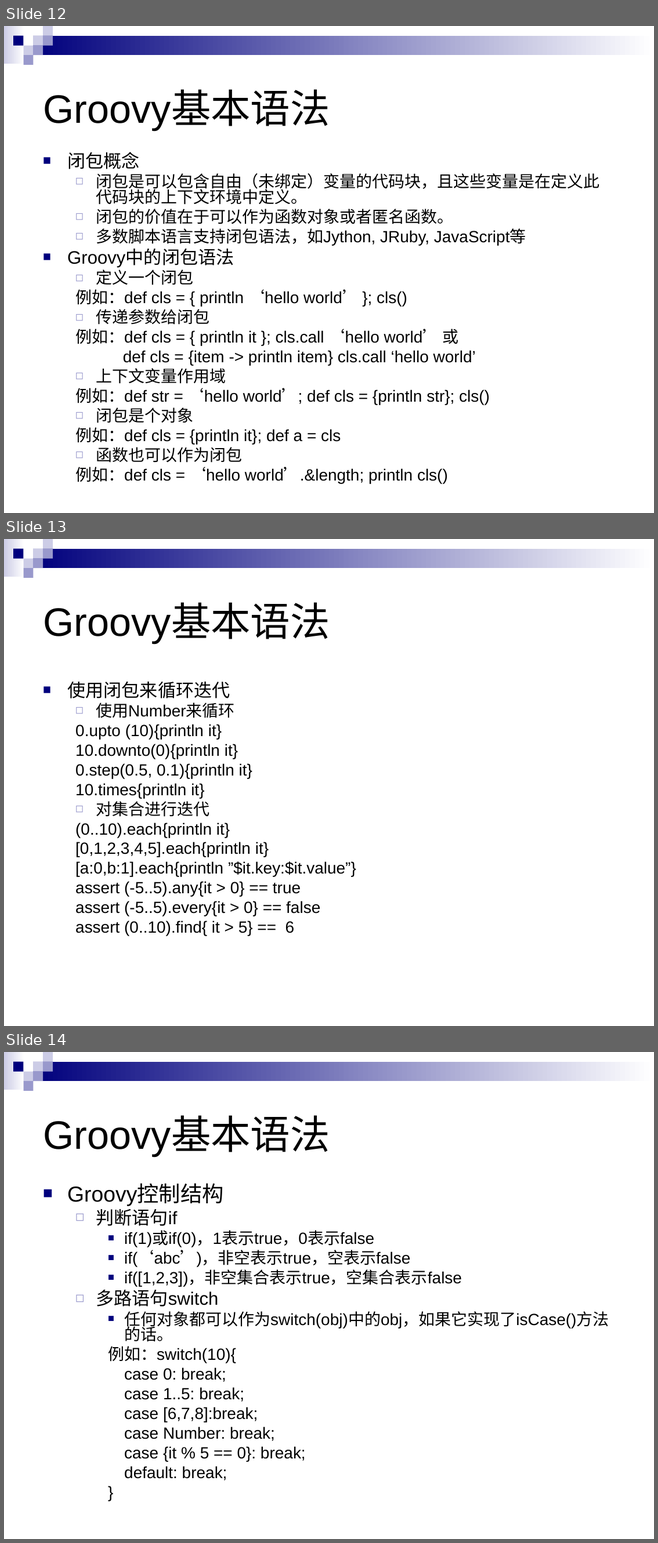
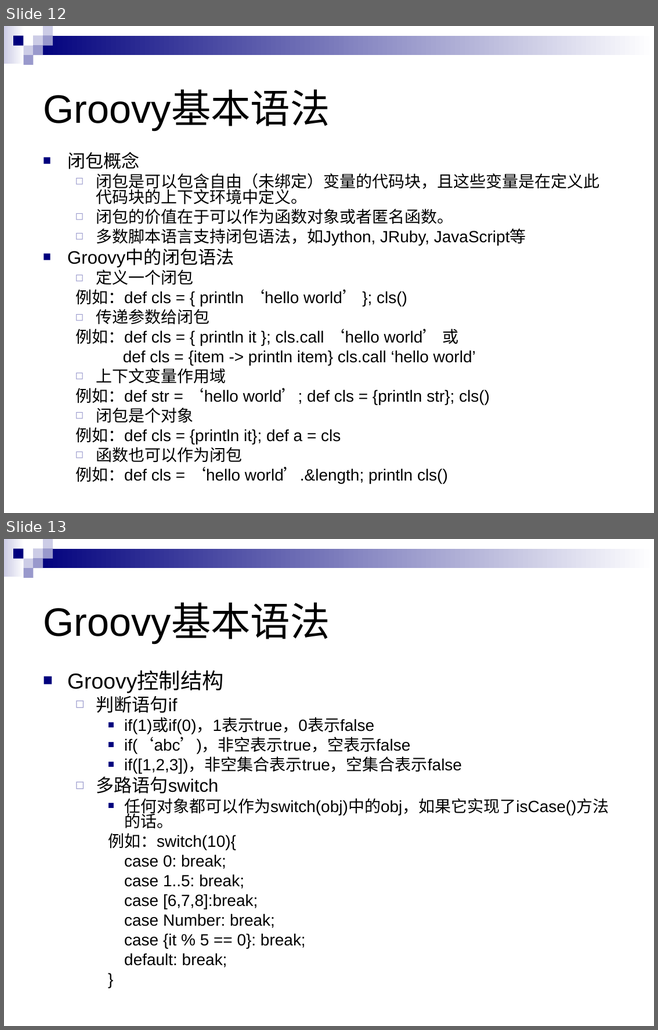
Before and after one commit to stomeMan/stoneRepository, a slide deck: TestGroovy/document/Groovy语言概述 - 高海亮.ppt. Shown one above the other, each under a label of ours: slides 12, 13 and 14 before the commit, slides 12 and 13 after it. The pictures are 658x1543 and 658x1030 pixels, drawn with LibreOffice and Linux fonts; fonts in the diff are those of the drawing. Boxes give left, top, right and bottom in pixels: in the first picture for what was removed or moved away, otherwise in the second. Text is boxed around its words. In the diff, an @@ line names an element or a change of style, - is before the commit and + after.

```diff
--- a/TestGroovy/document/Groovy语言概述 - 高海亮.ppt
+++ b/TestGroovy/document/Groovy语言概述 - 高海亮.ppt
@@ slide 13 removed at box(4, 539, 654, 1026), background #FFFFFF; not listed: 9 template elements that a slide beside it also shows @@
@@ title removed at box(43, 604, 330, 643) @@
-Groovy基本语法
@@ text removed at box(67, 682, 356, 936) @@
-■ 使用闭包来循环迭代
-  ◻ 使用Number来循环
-  0.upto (10){println it}
-  10.downto(0){println it}
-  0.step(0.5, 0.1){println it}
-  10.times{println it}
-  ◻ 对集合进行迭代
-  (0..10).each{println it}
-  [0,1,2,3,4,5].each{println it}
-  [a:0,b:1].each{println ”$it.key:$it.value”}
-  assert (-5..5).any{it > 0} == true
-  assert (-5..5).every{it > 0} == false
-  assert (0..10).find{ it > 5} == 6
@@ what was slide 14 is now slide 13 @@
```
Also in this commit, not shown: 5 other files.
